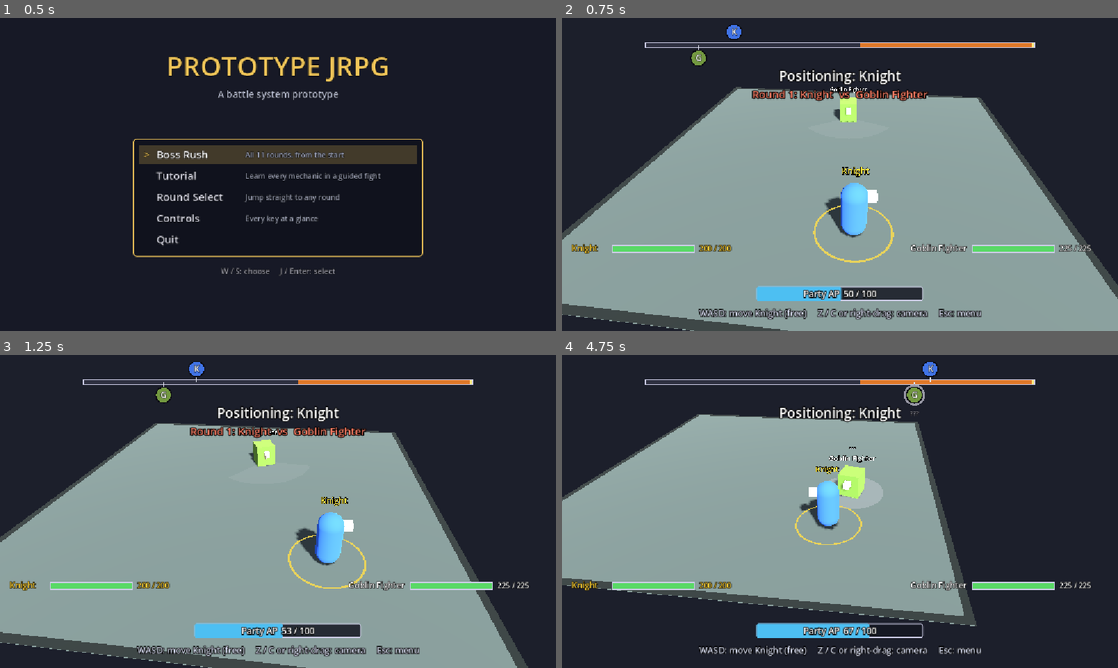
Above: before the commit, frames 1-4 (two rows, left to right).
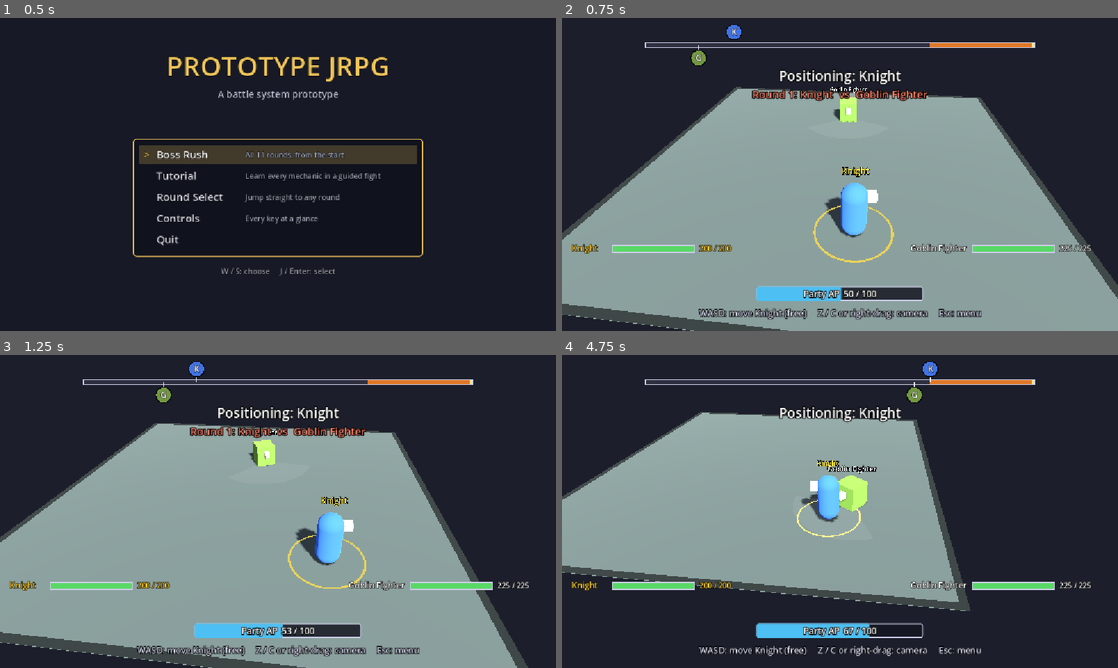
Above: after the commit, the same moments.

Repository: Wyrbun/prototype-jrpg
Game: Godot game, scene res://scenes/ui/title_menu.tscn
Two runs of this game, one before a commit and one after it. Both use one fixed random seed, a clock stepped at 60 frames per second and the inputs below.
Inputs (mouse positions are in pixels of both pictures, inside the frame that each line leads up to):
- Up to frame 1 (0.5 s): no input
- Up to frame 2 (0.75 s): tap Enter (ui_accept) at 0.5 s; move the mouse to (962, 158) at 0.52 s; hold D (move_right) from 0.53 s (still down); tap Z (camera_left) at 0.6 s; click (962, 158) at 0.67 s
- Up to frame 3 (1.25 s): keep holding D (move_right); tap Enter (ui_accept) at 0.77 s
- Up to frame 4 (4.75 s): release D (move_right) at 1.25 s; drag from (728, 527) to (812, 574) at 1.27 s; move the mouse to (895, 442) at 2.02 s; hold D (move_right) 2.03-2.75 s; hold J (confirm) 2.03-2.75 s; drag from (812, 574) to (673, 464) at 2.77 s; move the mouse to (1006, 558) at 3.52 s; hold A (move_left) 3.53-4.25 s; hold Space (end_turn) 3.53-4.25 s; tap Enter (ui_accept) at 3.77 s; drag from (673, 464) to (756, 433) at 4.27 s

Frame 1 is identical in both runs. In frame 2, 0.2% of the frame differs, in the area x 53-67%, y 8-10%; in frame 3, 0.2%; in frame 4, 6.7%, in the area x 0-75%, y 8-87%.

Commit message:
Strikes follow the timeline; shorter casting zone
Enemies no longer strike early when someone stands in a revealed area; strikes land when the icon reaches the end of the bar. Casting zone 40% shorter (starts at 73, reveal at 88). Tutorial text and docs updated.

Co-Authored-By: Claude Opus 5.5 <noreply@anthropic.com>
Claude-Session: https://claude.ai/code/session_01S8eb9ZThBNoVr4PehxFGnP

Diff:
--- a/scripts/battle/attack_range.gd
+++ b/scripts/battle/attack_range.gd
@@ -8,8 +8,8 @@
 ## It has two looks:
 ## - Dormant: a faint outline showing the enemy's reach and facing. Harmless.
 ## - Live: while the enemy is casting, the area takes the shape and color
-##   of the loaded skill. Touching a live offensive area makes the enemy
-##   use its skill on you.
+##   of the loaded skill. Anyone inside a live offensive area when the
+##   enemy's turn comes is hit.
 
 ## Dormant reach, in meters.
 @export var radius: float = 3.0
--- a/scripts/battle/battle_arena.gd
+++ b/scripts/battle/battle_arena.gd
@@ -69,10 +69,10 @@
 ## How long an enemy turn stays on screen after it acts, in seconds.
 @export var enemy_turn_seconds: float = 0.8
 ## Where the casting zone starts on the timeline (the bar is 100 long).
-@export_range(0.0, 100.0) var cast_zone_start: float = 55.0
+@export_range(0.0, 100.0) var cast_zone_start: float = 73.0
 ## Where an enemy's prepared skill is revealed. Closer to 100 means less
 ## time to see it coming.
-@export_range(0.0, 100.0) var reveal_at: float = 80.0
+@export_range(0.0, 100.0) var reveal_at: float = 88.0
 
 @export_group("AP")
 ## The most AP the party can hold at the start of the fight. Parries and
@@ -898,11 +898,10 @@
 		enemy.attack_range.set_alert(not targets.is_empty())
 		if targets.is_empty():
 			continue
-		if _world_moved and active == null and _strike == null and not enemy.hold:
-			_enemy_unleash(enemy, true)  # someone touched it: it strikes now
-		else:
-			var skill_name := enemy.loaded_def.skill_name
-			warnings.append("%s's %s will hit: %s" % [enemy.display_name, skill_name, ", ".join(targets)])
+		# Strikes always land when the enemy's icon reaches the end of the bar;
+		# until then the area just glows and warns who's standing in it.
+		var skill_name := enemy.loaded_def.skill_name
+		warnings.append("%s's %s will hit: %s" % [enemy.display_name, skill_name, ", ".join(targets)])
 	warning_label.text = "\n".join(warnings)
 
 
--- a/scripts/battle/tutorial.gd
+++ b/scripts/battle/tutorial.gd
@@ -212,7 +212,7 @@
 
 	# 4. Reading the enemy
 	_note(4, "Reading the enemy",
-		"Enemies prepare skills in the casting zone. As soon as on …(138 unchanged characters)… aled: its name, and its area in color. If you're inside a revealed Attack or Smash area, it strikes at once.\n\nWhile preparing, the enemy turns to …(117 unchanged characters)…
+		"Enemies prepare skills in the casting zone. As soon as on …(138 unchanged characters)… aled: its name, and its area in color. It strikes when its icon reaches the end of the bar, hitting anyone still inside the area.\n\nWhile preparing, the enemy turns to …(117 unchanged characters)…
 		func():
 			knight.hold = true
 			_golem_repeat("Attack"))
@@ -304,7 +304,7 @@
 		"Rocks block movement and attacks, in both directions: an enemy's area doesn't reach anyone hidden behind a rock, and you can't attack through one either. Pits, in later arenas, only block movement.",
 		func(): _golem_rest())
 	_goal(9, "Rocks",
-		"The Golem has revealed Long Strike, a long, straight line, and is waiting for you. Steer the Knight behind the rock: it strikes as soon as you're hidden.",
+		"The Golem has revealed Long Strike, a long, straight line, and is waiting for you. Steer the Knight behind the rock: once you're hidden, it finishes its cast and strikes.",
 		"Let the rock block a Long Strike",
 		func(): return _stat("rock_saves") >= 1,
 		func():
Not shown, changed: docs/CHANGELOG.md
Not shown, changed: docs/battle-design.md
